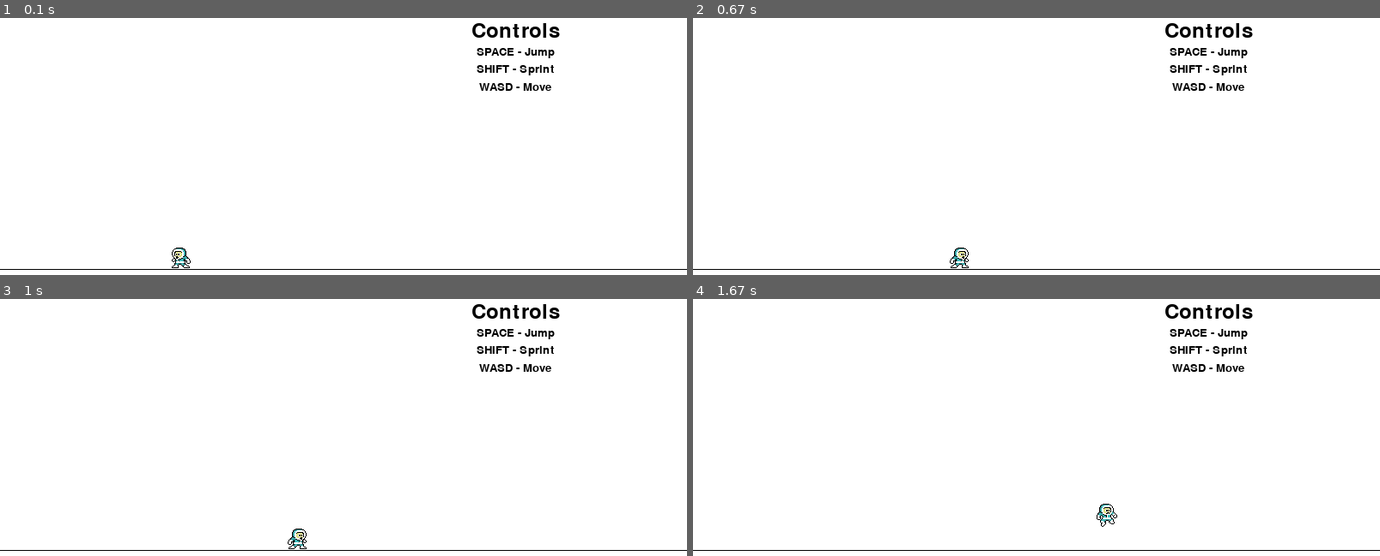
Above: before the commit, frames 1-4 (two rows, left to right).
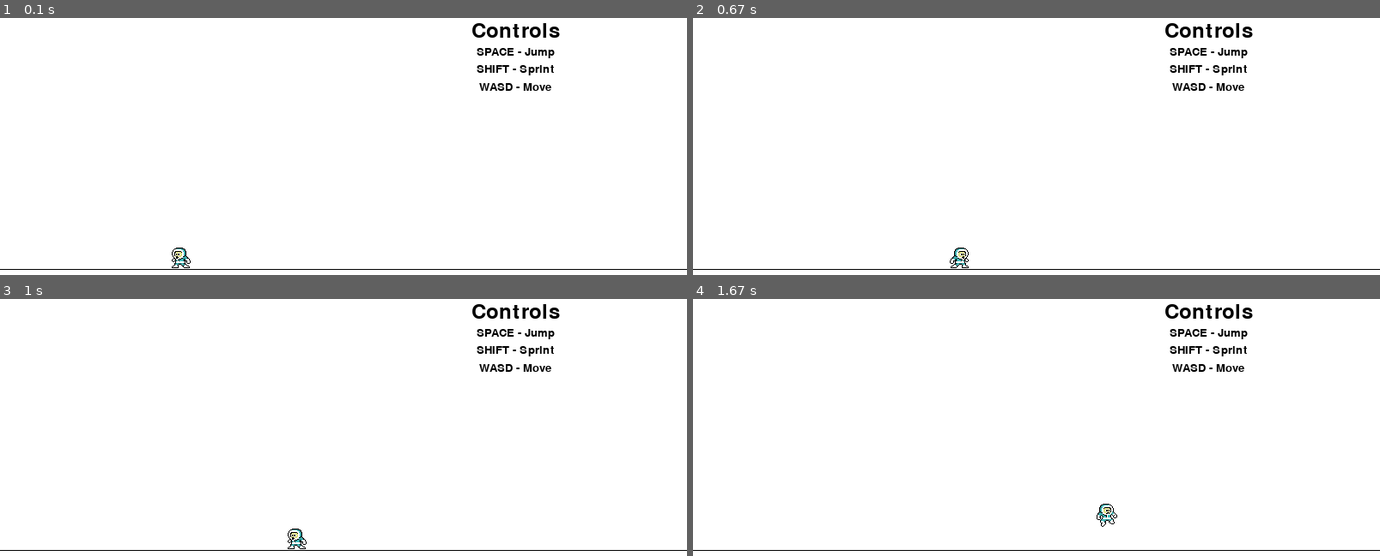
Above: after the commit, the same moments.

Repository: hortonew/2dfighter
Game: pygame game, started from main.py
Two runs of this game, one before a commit and one after it. Both use one fixed random seed, a clock stepped at 60 frames per second and the inputs below. The source is Python 2; it was converted automatically to run under Python 3.
Inputs (mouse positions are in pixels of both pictures, inside the frame that each line leads up to):
- Up to frame 1 (0.1 s): no input
- Up to frame 2 (0.67 s): hold R from 0.33 s (still down); hold D from 0.33 s (still down); move the mouse to (1009, 267) at 0.37 s
- Up to frame 3 (1 s): release R at 0.8 s; release D at 0.8 s; click (outside the picture) at 0.88 s
- Up to frame 4 (1.67 s): hold D 1.17-1.63 s; move the mouse to (871, 530) at 1.2 s; tap Space at 1.23, 1.53 s

Frames 1-2 are identical in both runs. In frame 3, 0.1% of the frame differs, in the area x 41-45%, y 89-98%; in frame 4, nothing differs.

Commit message:
Code cleanup

Diff:
--- a/main.py
+++ b/main.py
@@ -128,7 +128,6 @@
 
 		#draw player on screen
 		self.screen.blit(self.p1.image, self.p1.rect)
-		print self.p1.image
 		pygame.draw.line(self.screen, (0,0,0), (000, 328), (800, 328))
 
 	def handleEvents(self):
@@ -151,13 +150,7 @@
 			elif event.type == KEYUP:
 				if event.key == K_ESCAPE:
 					self.running = False
-					self.keyUp(event.key)
-				elif keys[K_LSHIFT]:
-					self.keyUp(K_LSHIFT)
-				elif keys[K_s]:
-					self.keyUp(K_s)
-				elif keys[K_r]:
-					self.keyUp(K_r)
+				self.keyUp(event.key)
 			elif event.type == MOUSEBUTTONUP:
 				self.mouseUp(event.button, event.pos)
 			elif event.type == MOUSEMOTION:
